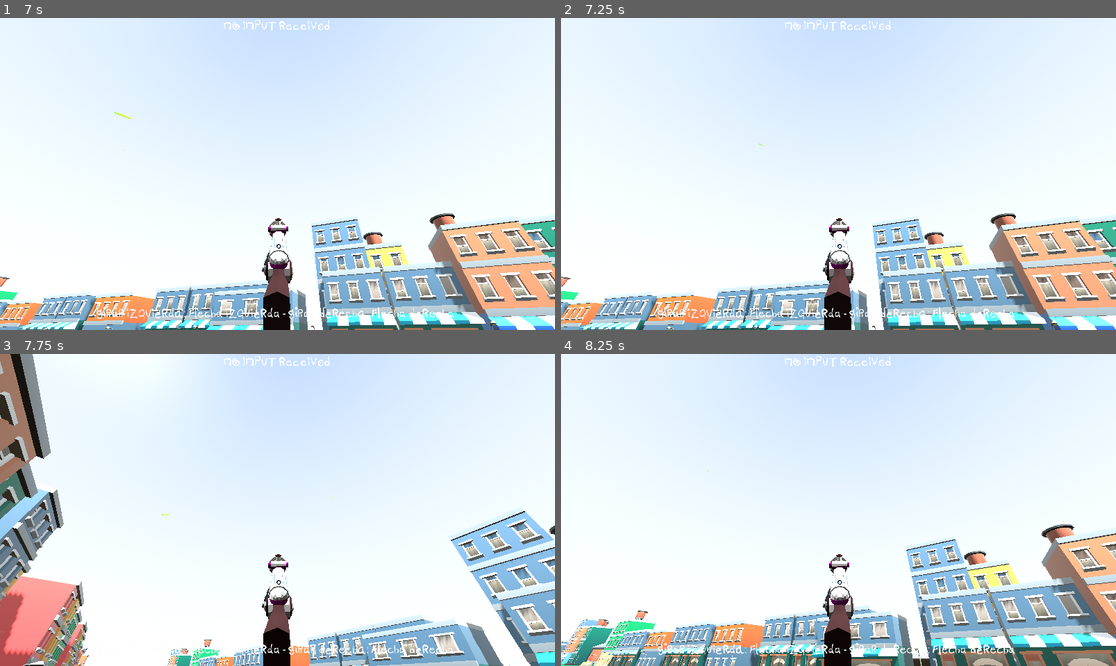
Above: before the commit, frames 1-4 (two rows, left to right).
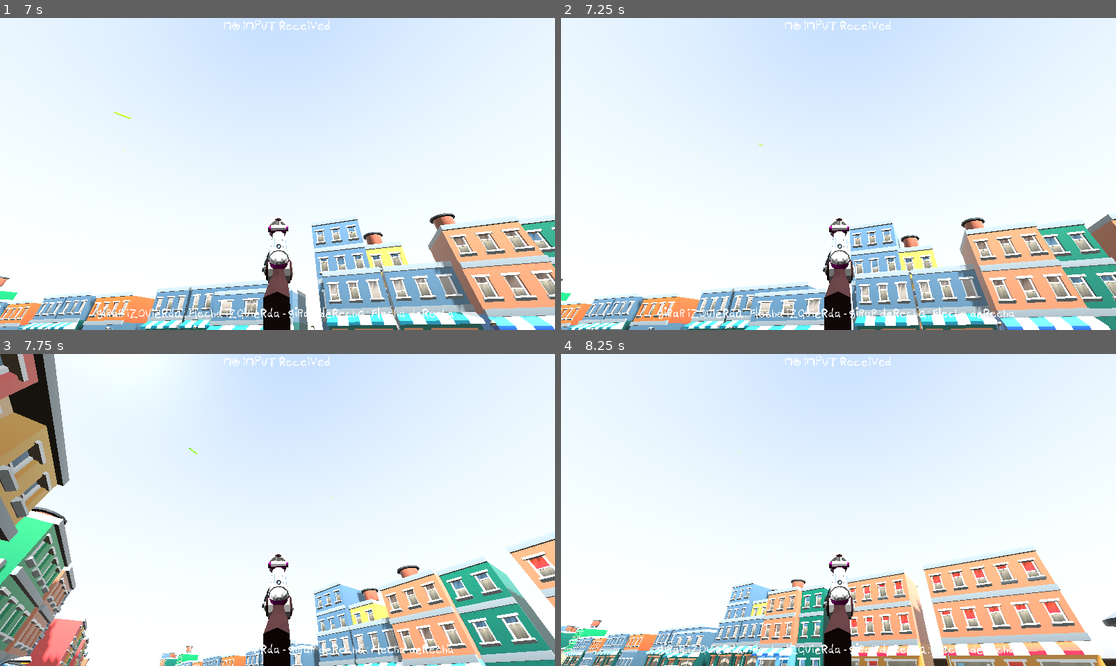
Above: after the commit, the same moments.

Repository: franciscoenriq/Panhales-en-Fuga
Game: Godot game, scene res://scenes/Volante/new_volante.tscn
Two runs of this game, one before a commit and one after it. Both use one fixed random seed, a clock stepped at 60 frames per second and the inputs below. This scene is started directly instead of the project's main scene. A sky picture missing from this copy of the repository is replaced by a grey-blue gradient.
Inputs (mouse positions are in pixels of both pictures, inside the frame that each line leads up to):
- Up to frame 1 (7 s): move the mouse to (399, 158) at 0.52 s; hold L (p_right) 0.53-1.28 s; hold X (clutch) 0.53-1.28 s; click (399, 158) at 0.67 s; tap M (p_jump) at 0.77, 1.52, 3.02, 3.77, 6.02, 6.77 s; tap A (gas) at 0.8, 1.35, 3.05, 5.3 s; move the mouse to (249, 174) at 1.27 s; hold W (forward) 1.28-4.25 s; click (249, 174) at 1.55 s; tap Enter at 2, 5.75 s; move the mouse to (288, 167) at 2.02 s; press the mouse at (288, 167) at 2.03 s; tap X (clutch) at 2.3, 2.85, 5.85, 6.8 s; move the mouse to (271, 180) at 2.77 s; release the mouse at (271, 180) at 2.78 s; click (271, 180) at 2.92 s; tap Space at 3.5 s; move the mouse to (316, 177) at 3.52 s; hold A (gas) 3.53-4.25 s; click (316, 177) at 3.8 s; tap Escape (ui_cancel) at 4.15 s; drag from (111, 127) to (194, 96) at 4.27 s; move the mouse to (283, 174) at 5.02 s; hold W (forward) 5.03-5.78 s; hold F (test) 5.03-5.78 s; click (283, 174) at 5.17 s; move the mouse to (255, 167) at 5.77 s; hold L (p_right) 5.78-6.53 s; click (255, 167) at 6.05 s; move the mouse to (305, 174) at 6.52 s; hold W (forward) from 6.53 s (still down); hold A (gas) from 6.53 s (still down); click (305, 174) at 6.67 s
- Up to frame 2 (7.25 s): keep holding W (forward); keep holding A (gas)
- Up to frame 3 (7.75 s): keep holding W (forward); move the mouse to (249, 510) at 7.27 s; release A (gas) at 7.28 s; click (249, 510) at 7.35 s; tap M (p_jump) at 7.52 s; tap A (gas) at 7.55 s
- Up to frame 4 (8.25 s): keep holding W (forward); move the mouse to (849, 503) at 8.02 s; hold X (clutch) from 8.03 s (still down)

Frame 1 is identical in both runs. In frame 2, 15% of the frame differs, in the area x 0-100%, y 62-100%; in frame 3, 26%, in the area x 0-100%, y 0-100%; in frame 4, 24%.

Commit message:
Agregados textos de información al conductor

Diff:
--- a/scenes/Shooter/shooterPlayer.tscn
+++ b/scenes/Shooter/shooterPlayer.tscn
@@ -1,9 +1,7 @@
-[gd_scene load_steps=5 format=3 uid="uid://q1t0hrd8lpt5"]
+[gd_scene load_steps=4 format=3 uid="uid://q1t0hrd8lpt5"]
 
 [ext_resource type="Script" path="res://scenes/Shooter/shooterPlayer.gd" id="1_3oto8"]
 [ext_resource type="PackedScene" uid="uid://bvatws8xp3j43" path="res://scenes/Shooter/rifle.tscn" id="2_k0rpt"]
-
-[sub_resource type="CapsuleShape3D" id="CapsuleShape3D_ah1ch"]
 
 [sub_resource type="CapsuleMesh" id="CapsuleMesh_trmp2"]
 
@@ -15,9 +13,6 @@
 axis_lock_angular_y = true
 axis_lock_angular_z = true
 script = ExtResource("1_3oto8")
-
-[node name="CollisionShape3D" type="CollisionShape3D" parent="."]
-shape = SubResource("CapsuleShape3D_ah1ch")
 
 [node name="MeshInstance3D" type="MeshInstance3D" parent="."]
 mesh = SubResource("CapsuleMesh_trmp2")
--- /dev/null
+++ b/scenes/Volante/car.gd
@@ -0,0 +1,48 @@
+extends CharacterBody3D
+
+@export var sensitivity = 1000
+@onready var pivoteCamera := $pivoteCamera
+@onready var camera := $pivoteCamera/Camera3D
+var isTurningLeft: bool
+var isTurningRight: bool
+@onready var volante=%MeshInstance3D
+var turningRate: float = 5.0  # Aumenta la velocidad de giro
+var forceFeedback: float = 3.0
+var maxWheelAngle: float = 90.0
+var wheelRotationValue: float
+
+
+
+
+
+func _unhandled_input(event):
+	if event is InputEventMouseButton:
+		Input.set_mouse_mode(Input.MOUSE_MODE_CAPTURED)
+	elif event.is_action_pressed("ui_cancel"):
+		Input.set_mouse_mode(Input.MOUSE_MODE_VISIBLE)
+
+
+func _ready() -> void:
+	isTurningLeft = false
+	isTurningRight = false
+	wheelRotationValue = 0
+
+func _physics_process(delta: float) -> void:
+
+
+
+	#Ahora debemos girar al auto hacia la derecha o izquierda segun corresponda mediante el volante.
+	var turn = GameController.current_turn
+	if turn:
+		velocity.x = turn*GameController.velocidad_lateral
+	else:
+		velocity.x = move_toward(velocity.x,0,GameController.velocidad_lateral)
+
+	#print(global_position)
+
+	move_and_slide()
+	var collision = get_last_slide_collision()
+	if collision :
+		print("collided with ",collision.get_collider())
+
+		GameController.quit_game()
--- a/scenes/Volante/car2.gd
+++ b/scenes/Volante/car2.gd
@@ -10,6 +10,14 @@
 var forceFeedback: float = 3.0
 var maxWheelAngle: float = 90.0
 var wheelRotationValue: float
+@onready var vel_text = $pivoteCamera/Control/Vel
+@onready var bra_text= $pivoteCamera/Control/BRA
+@onready var clu_text = $pivoteCamera/Control/CLU
+@onready var gas_text = $pivoteCamera/Control/GAS
+@onready var gear_text= $pivoteCamera/Control/GEAR
+
+
+
 
 func _unhandled_input(event):
 	if event is InputEventMouseButton:
@@ -24,6 +32,19 @@
 	wheelRotationValue = 0
 
 func _physics_process(delta: float) -> void:
+	var bra_pressure = GameController.get_bra_pressure()
+	var clu_pressure = GameController.get_clutch_pressure()
+	var gas_pressure = GameController.get_gas_pressure()
+	var gear = GameController.get_gear()
+	var spd=GameController.get_speed()
+
+	bra_text.text = "BRA : " + bra_pressure
+	clu_text.text = "CLU : " + clu_pressure
+	gas_text.text = "GAS : " + gas_pressure
+	gear_text.text = "GEAR: " + gear
+	vel_text.text = "SPD: " + spd
+
+
 	if Input.is_action_pressed("turn_left"):
 		isTurningLeft = true
 		isTurningRight = false
@@ -51,7 +72,9 @@
 
 	#Ahora debemos girar al auto hacia la derecha o izquierda segun corresponda mediante el volante.
 	var turn = -wheelRotationValue
-	if turn:
+	GameController.current_turn = turn
+
+	if GameController.current_turn:
 		velocity.x = turn*GameController.velocidad_lateral
 	else:
 		velocity.x = move_toward(velocity.x,0,GameController.velocidad_lateral)
--- a/scenes/Volante/car_2.tscn
+++ b/scenes/Volante/car_2.tscn
@@ -129,6 +129,58 @@
 [node name="pivoteCamera" type="Node3D" parent="."]
 transform = Transform3D(1, 0, 0, 0, 1, 0, 0, 0, 1, -0.202343, 0.445208, -0.202462)
 
+[node name="Control" type="Control" parent="pivoteCamera"]
+layout_mode = 3
+anchors_preset = 0
+offset_right = 177.0
+offset_bottom = 40.0
+
+[node name="Vel" type="Label" parent="pivoteCamera/Control"]
+layout_mode = 0
+offset_left = 487.0
+offset_top = 534.0
+offset_right = 635.0
+offset_bottom = 601.0
+text = "SPD
+
+"
+horizontal_alignment = 1
+justification_flags = 171
+
+[node name="BRA" type="Label" parent="pivoteCamera/Control"]
+layout_mode = 0
+offset_left = 17.0
+offset_top = 595.0
+offset_right = 182.0
+offset_bottom = 627.0
+text = "BRAKES PRESS:
+"
+
+[node name="CLU" type="Label" parent="pivoteCamera/Control"]
+layout_mode = 0
+offset_left = 19.0
+offset_top = 547.0
+offset_right = 190.0
+offset_bottom = 579.0
+text = "CLUTCH PRESS:"
+
+[node name="GAS" type="Label" parent="pivoteCamera/Control"]
+layout_mode = 0
+offset_left = 20.0
+offset_top = 509.0
+offset_right = 143.0
+offset_bottom = 541.0
+text = "GAS PRESS:"
+
+[node name="GEAR" type="Label" parent="pivoteCamera/Control"]
+layout_mode = 0
+offset_left = 895.0
+offset_top = 569.0
+offset_right = 1070.0
+offset_bottom = 601.0
+text = "CURRENT GEAR
+"
+
 [node name="Camera3D" type="Camera3D" parent="pivoteCamera"]
 transform = Transform3D(1, 0, 0, 0, 0.996318, -0.0857299, 0, 0.0857299, 0.996318, 0, 0, 0)
 current = true
--- a/scenes/Volante/new_volante.tscn
+++ b/scenes/Volante/new_volante.tscn
@@ -1,10 +1,11 @@
-[gd_scene load_steps=13 format=3 uid="uid://bv5x47g72yeou"]
+[gd_scene load_steps=15 format=3 uid="uid://bv5x47g72yeou"]
 
 [ext_resource type="Texture2D" uid="uid://clnq68ag802k4" path="res://Assets/KayKit_City_Builder_Bits_1.0_FREE/BlueSkySkybox.png" id="1_vo1pk"]
 [ext_resource type="PackedScene" uid="uid://fk4aefrfp3pv" path="res://scripts/TerrainController.tscn" id="3_5y2k5"]
 [ext_resource type="PackedScene" uid="uid://b03fwjrmf1jpd" path="res://scenes/Volante/messageBar.tscn" id="4_i5ci0"]
 [ext_resource type="PackedScene" uid="uid://ggu1ki64l4vq" path="res://terrain_blocks/terrain_0.tscn" id="5_s4a7t"]
 [ext_resource type="Script" path="res://scripts/car_generator.gd" id="6_a7of1"]
+[ext_resource type="Script" path="res://scenes/Volante/car.gd" id="6_n3ylf"]
 [ext_resource type="PackedScene" uid="uid://q1t0hrd8lpt5" path="res://scenes/Shooter/shooterPlayer.tscn" id="6_nhyx4"]
 [ext_resource type="PackedScene" uid="uid://btg4amtrf8vwh" path="res://Assets/KayKit_City_Builder_Bits_1.0_FREE/Assets/gltf/car_sedan.gltf" id="6_vycrg"]
 
@@ -46,6 +47,8 @@
 func _process(_delta):
 	self.text = GameController.messages[\"driver\"]
 "
+
+[sub_resource type="BoxShape3D" id="BoxShape3D_nrc4k"]
 
 [node name="Node3D" type="Node3D"]
 
@@ -92,9 +95,13 @@
 
 [node name="car2" type="CharacterBody3D" parent="."]
 transform = Transform3D(1, 0, 0, 0, 1, 0, 0, 0, 1, 7.58256, 0, 5.26271)
+script = ExtResource("6_n3ylf")
 
 [node name="Player" parent="car2" instance=ExtResource("6_nhyx4")]
 transform = Transform3D(1, 0, 0, 0, 1, 0, 0, 0, 1, 0, 0.978495, 0.728157)
 
 [node name="car_sedan" parent="car2" instance=ExtResource("6_vycrg")]
 transform = Transform3D(-4, 0, -3.49691e-07, 0, 4, 0, 3.49691e-07, 0, -4, 0, 0.238696, 0)
+
+[node name="CollisionShape3D" type="CollisionShape3D" parent="car2"]
+shape = SubResource("BoxShape3D_nrc4k")
--- a/scripts/game_controller.gd
+++ b/scripts/game_controller.gd
@@ -6,7 +6,7 @@
 var acceptableClutchPressure = 85
 var turnValue=0
 var cambioActual = Cambios.NONE
-
+var current_turn
 var car_speed= 1 # velocidad inicial a la que se mueve la pista en km/h
 var velocidad_lateral = car_speed/2  # velocidad para cambiar de pista en km/h
 const debug_print_time = 0.8
@@ -237,3 +237,13 @@
 			return nuevo_pitch
 
 	return nuevo_pitch
+func get_speed()->String:
+	return str(car_speed)
+func get_bra_pressure()->String:
+	return str(brakePressure)
+func get_clutch_pressure()->String:
+	return str(clutchPressure)
+func get_gas_pressure()->String:
+	return str(accPressure)
+func get_gear()->String:
+	return str_values[cambioActual]
